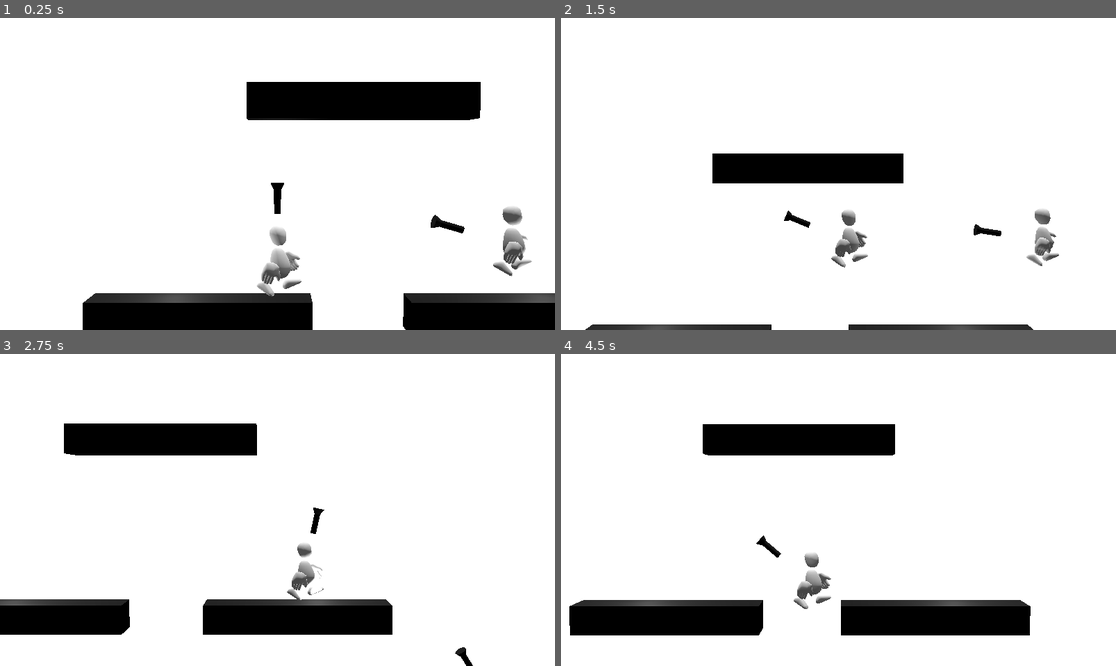
Above: before the commit, frames 1-4 (two rows, left to right).
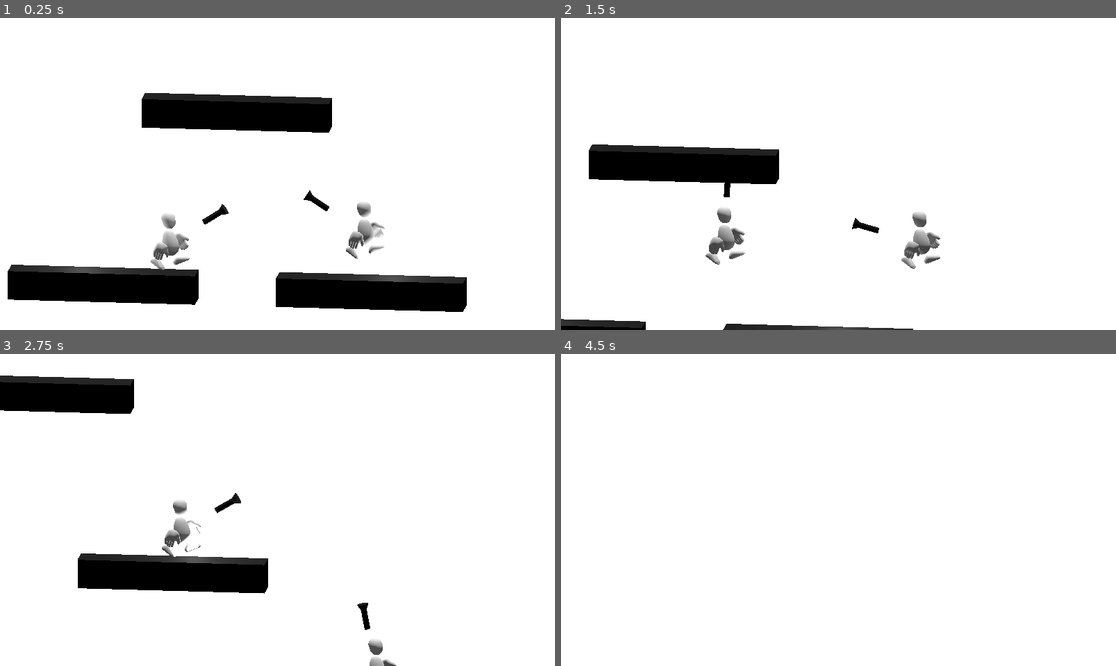
Above: after the commit, the same moments.

Repository: theowiik/project-epic-footsies-2
Game: Godot game, scene res://scenes/main.tscn
The game is run twice, just before and just after one commit, with the same random seed, the same clock (stepped at 60 frames per second) and the same inputs. The engine's default icon, where the game draws it, is replaced by a stand-in: a white triangle on a blue panel in a dark square.
Inputs (mouse positions are in pixels of both pictures, inside the frame that each line leads up to):
- Up to frame 1 (0.25 s): no input
- Up to frame 2 (1.5 s): move the mouse to (960, 158) at 0.52 s; hold D 0.53-1.28 s; click (960, 158) at 0.67 s; tap Space at 0.77 s; move the mouse to (727, 189) at 1.27 s; hold S from 1.28 s (still down)
- Up to frame 3 (2.75 s): tap Space at 1.52 s; move the mouse to (333, 441) at 2.02 s; release S at 2.03 s; hold D from 2.03 s (still down)
- Up to frame 4 (4.5 s): move the mouse to (810, 572) at 2.77 s; release D at 2.78 s; hold W 2.78-3.53 s; click (810, 572) at 2.92 s; tap Space at 3.02, 3.77 s; move the mouse to (1005, 556) at 3.52 s; hold A from 3.53 s (still down); move the mouse to (672, 463) at 4.27 s

The runs differ from the first frame. In frame 1, 24% of the frame differs, in the area x 1-100%, y 20-100%; in frame 2, 8.8%; in frame 3, 18%; in frame 4, 12%.

Commit message:
Rename file

Diff:
--- a/game/scenes/main.tscn
+++ b/game/scenes/main.tscn
@@ -53,8 +53,10 @@
 transform = Transform3D(1, 0, 0, 0, 1, 0, 0, 0, 1, 0, 0.9574709, 0)
 
 [node name="Camera3D" type="Camera3D" parent="."]
-transform = Transform3D(1, 0, 0, 0, 0.9990978, 0.04246854, 0, -0.04246854, 0.9990978, 0, 4.0208797, 7.088256)
-fov = 33.5
+transform = Transform3D(0.9925377, -0.027170938, 0.1188729, 6.107246e-10, 0.9748585, 0.2228247, -0.12193863, -0.2211619, 0.9675838, 22.825825, 40.753616, 165.832)
+projection = 1
+fov = 22.5
+size = 10.69
 script = ExtResource("2_0wfyh")
 
 [node name="SpotLight3D" type="SpotLight3D" parent="."]
--- a/game/scripts/follow_camera.gd
+++ b/game/scripts/follow_camera.gd
@@ -3,7 +3,7 @@
 
 @export var smoothing_speed: float = 5.0
 var follow: Array[Node3D] = []
-var offset: Vector3 = Vector3(0, 3, 18)
+var offset: Vector3 = Vector3(4, 8, 25)
 
 
 func _ready() -> void:
@@ -17,5 +17,10 @@
 	if follow.is_empty():
 		return
 
-	var target_position: Vector3 = follow[0].global_position + offset
+	var avg_position: Vector3 = Vector3.ZERO
+	for node in follow:
+		avg_position += node.global_position
+	avg_position /= follow.size()
+
+	var target_position: Vector3 = avg_position + offset
 	global_position = global_position.lerp(target_position, 1.0 - exp(-smoothing_speed * delta))
--- /dev/null
+++ b/game/scripts/movement/decorators/double_jump_decorator.gd
@@ -0,0 +1,2 @@
+class_name DoubleJumpDecorator
+extends MoverDecorator
--- a/game/scripts/movement/decorators/phast.gd
+++ b/game/scripts/movement/decorators/phast_decorator.gd
@@ -4,7 +4,7 @@
 var speed_multiplier: float = 1.6
 
 
-func process_movement(input_vector: Vector2, delta: float, context: Dictionary) -> Vector3:
+func process_movement(input_vector: Vector2, delta: float, context: MovementContext) -> Vector3:
 	var base_velocity = base_mover.process_movement(input_vector, delta, context)
 	base_velocity.x *= speed_multiplier
 	return base_velocity
--- a/game/scripts/movement/default_mover.gd
+++ b/game/scripts/movement/default_mover.gd
@@ -11,21 +11,18 @@
 	speed = movement_speed
 
 
-func process_movement(input_vector: Vector2, delta: float, context: Dictionary) -> Vector3:
+func process_movement(input_vector: Vector2, delta: float, context: MovementContext) -> Vector3:
 	var velocity = Vector3.ZERO
-	var current_velocity_y: float = context.get("velocity_y", 0.0)
-	var is_on_floor: bool = context.get("is_on_floor", false)
-	var jump_pressed: bool = context.get("jump_pressed", false)
 
 	# Horizontal movement
 	velocity.x = input_vector.x * speed
 	velocity.z = 0
 
 	# Vertical movement (gravity and jumping)
-	velocity.y = current_velocity_y
-	if not is_on_floor:
+	velocity.y = context.velocity_y
+	if not context.is_on_floor:
 		velocity.y -= GRAVITY * delta
-	if jump_pressed and is_on_floor:
+	if context.jump_pressed and context.is_on_floor:
 		velocity.y = JUMP_VELOCITY
 
 	return velocity
--- /dev/null
+++ b/game/scripts/movement/movement_context.gd
@@ -0,0 +1,12 @@
+class_name MovementContext
+extends RefCounted
+
+var velocity_y: float = 0.0
+var is_on_floor: bool = false
+var jump_pressed: bool = false
+
+
+func _init(vel_y: float = 0.0, on_floor: bool = false, jump: bool = false):
+	velocity_y = vel_y
+	is_on_floor = on_floor
+	jump_pressed = jump
--- a/game/scripts/movement/mover_decorator.gd
+++ b/game/scripts/movement/mover_decorator.gd
@@ -8,5 +8,5 @@
 	base_mover = mover
 
 
-func process_movement(input_vector: Vector2, delta: float, context: Dictionary) -> Vector3:
+func process_movement(input_vector: Vector2, delta: float, context: MovementContext) -> Vector3:
 	return base_mover.process_movement(input_vector, delta, context)
--- a/game/scripts/movement/mover_interface.gd
+++ b/game/scripts/movement/mover_interface.gd
@@ -2,6 +2,6 @@
 extends RefCounted
 
 
-func process_movement(_input_vector: Vector2, _delta: float, _context: Dictionary) -> Vector3:
+func process_movement(_input_vector: Vector2, _delta: float, _context: MovementContext) -> Vector3:
 	push_error("MoverInterface.process_movement() not implemented")
 	return Vector3.ZERO
--- a/game/scripts/player.gd
+++ b/game/scripts/player.gd
@@ -54,11 +54,7 @@
 
 
 func _process_movement(delta: float) -> void:
-	var context = {
-		"velocity_y": velocity.y,
-		"is_on_floor": is_on_floor(),
-		"jump_pressed": input.is_jump_just_pressed()
-	}
+	var context = MovementContext.new(velocity.y, is_on_floor(), input.is_jump_just_pressed())
 	velocity = mover.process_movement(input.get_movement(), delta, context)
 	move_and_slide()
 
Not shown, added: game/scripts/movement/decorators/double_jump_decorator.gd.uid
Renamed: game/scripts/movement/decorators/phast.gd.uid -> game/scripts/movement/decorators/phast_decorator.gd.uid
Not shown, added: game/scripts/movement/movement_context.gd.uid
Renamed: game/scripts/shooting/decorators/fast_bullets.gd -> game/scripts/shooting/decorators/fast_bullets_decorator.gd
Renamed: game/scripts/shooting/decorators/fast_bullets.gd.uid -> game/scripts/shooting/decorators/fast_bullets_decorator.gd.uid
Renamed: game/scripts/shooting/decorators/rapid_fire.gd -> game/scripts/shooting/decorators/rapid_fire_decorator.gd
Renamed: game/scripts/shooting/decorators/rapid_fire.gd.uid -> game/scripts/shooting/decorators/rapid_fire_decorator.gd.uid
Renamed: game/scripts/shooting/decorators/triple_shot.gd -> game/scripts/shooting/decorators/triple_shot_decorator.gd
Renamed: game/scripts/shooting/decorators/triple_shot.gd.uid -> game/scripts/shooting/decorators/triple_shot_decorator.gd.uid
